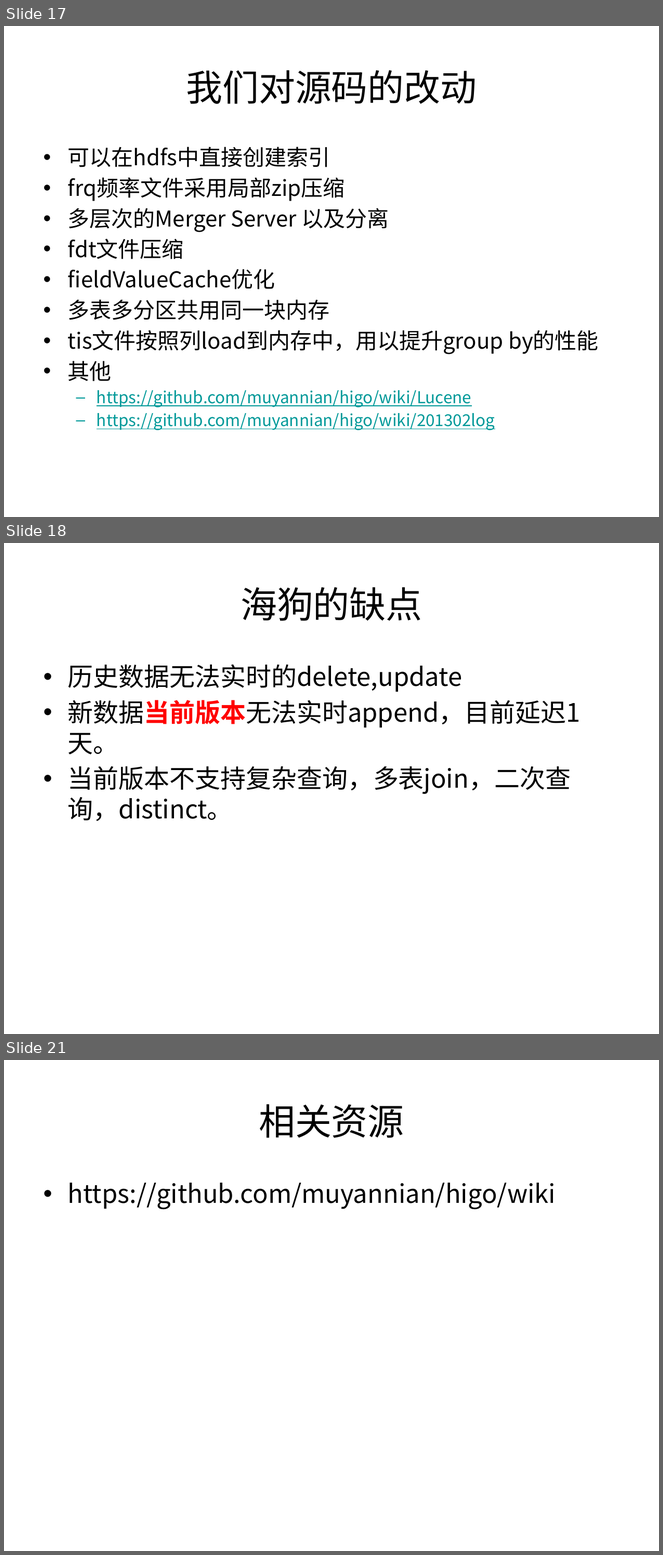
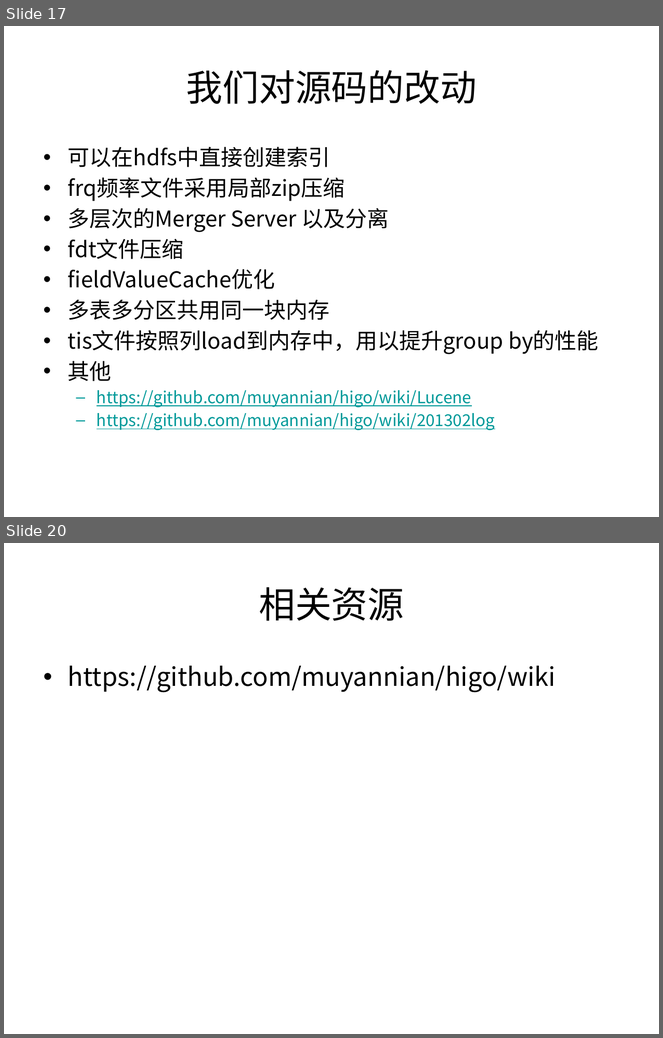
Before and after one commit to muyannian/higo, a slide deck: doc/higo.pptx. Shown one above the other, each under a label of ours: slides 17, 18 and 21 before the commit, slides 17 and 20 after it; the slides between them are not shown. The pictures are 663x1555 and 663x1038 pixels, drawn with LibreOffice and Linux fonts; fonts in the diff are those of the drawing; background and template pictures are left out. Boxes give left, top, right and bottom in pixels: in the first picture for what was removed or moved away, otherwise in the second. Text is boxed around its words. In the diff, an @@ line names an element or a change of style, - is before the commit and + after.

Commit message:
海狗下一版的规划

```diff
--- a/doc/higo.pptx
+++ b/doc/higo.pptx
@@ slide 18 removed at box(4, 543, 659, 1034), background picture (left out) @@
@@ title removed at box(241, 587, 423, 621) @@
-海狗的缺点
@@ text removed at box(68, 664, 581, 821) @@
-• 历史数据无法实时的delete,update
-• 新数据当前版本无法实时append，目前延迟1天。
-• 当前版本不支持复杂查询，多表join，二次查询，distinct。
@@ what was slide 21 is now slide 20 @@
```
Also in this commit, not shown: 2 slides changed, 1 slide added, 1 other slide removed.
